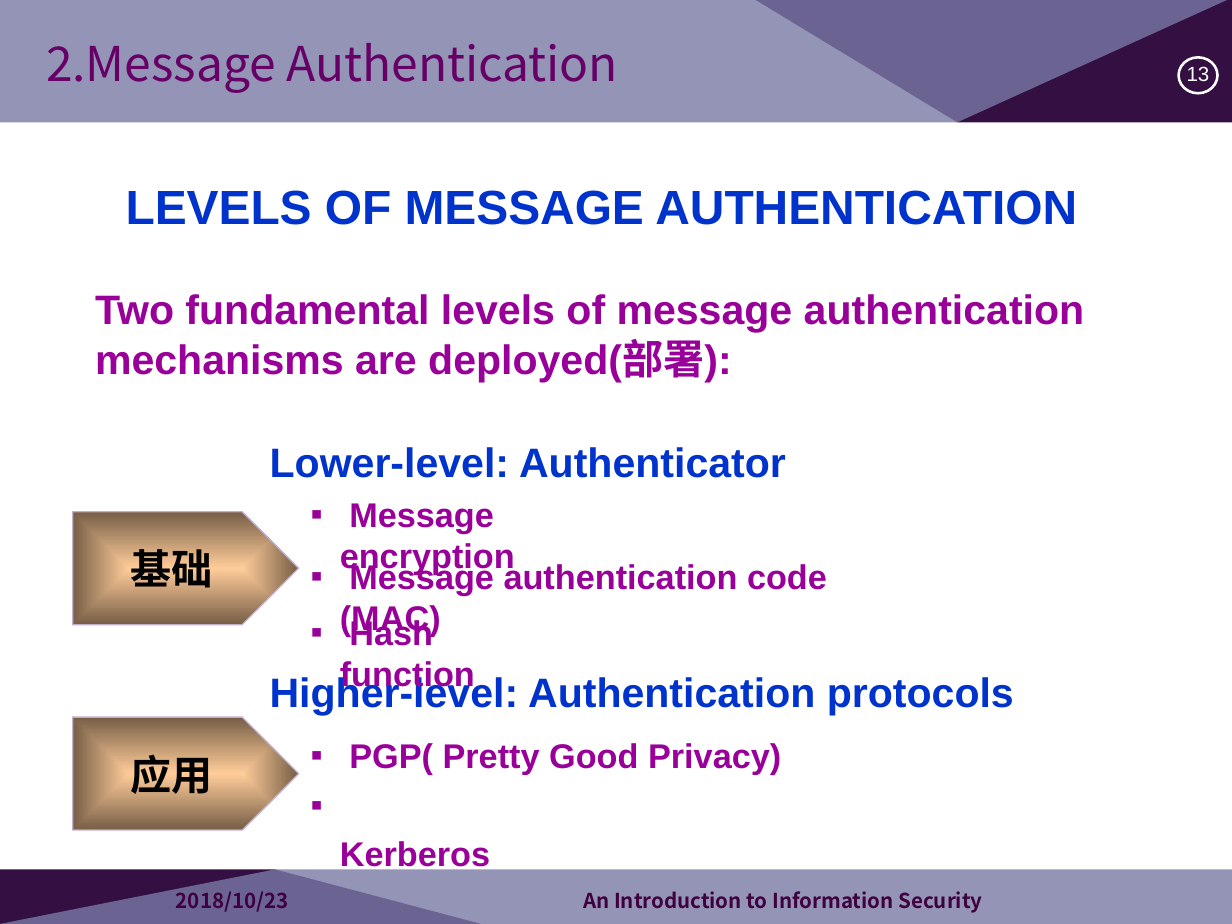
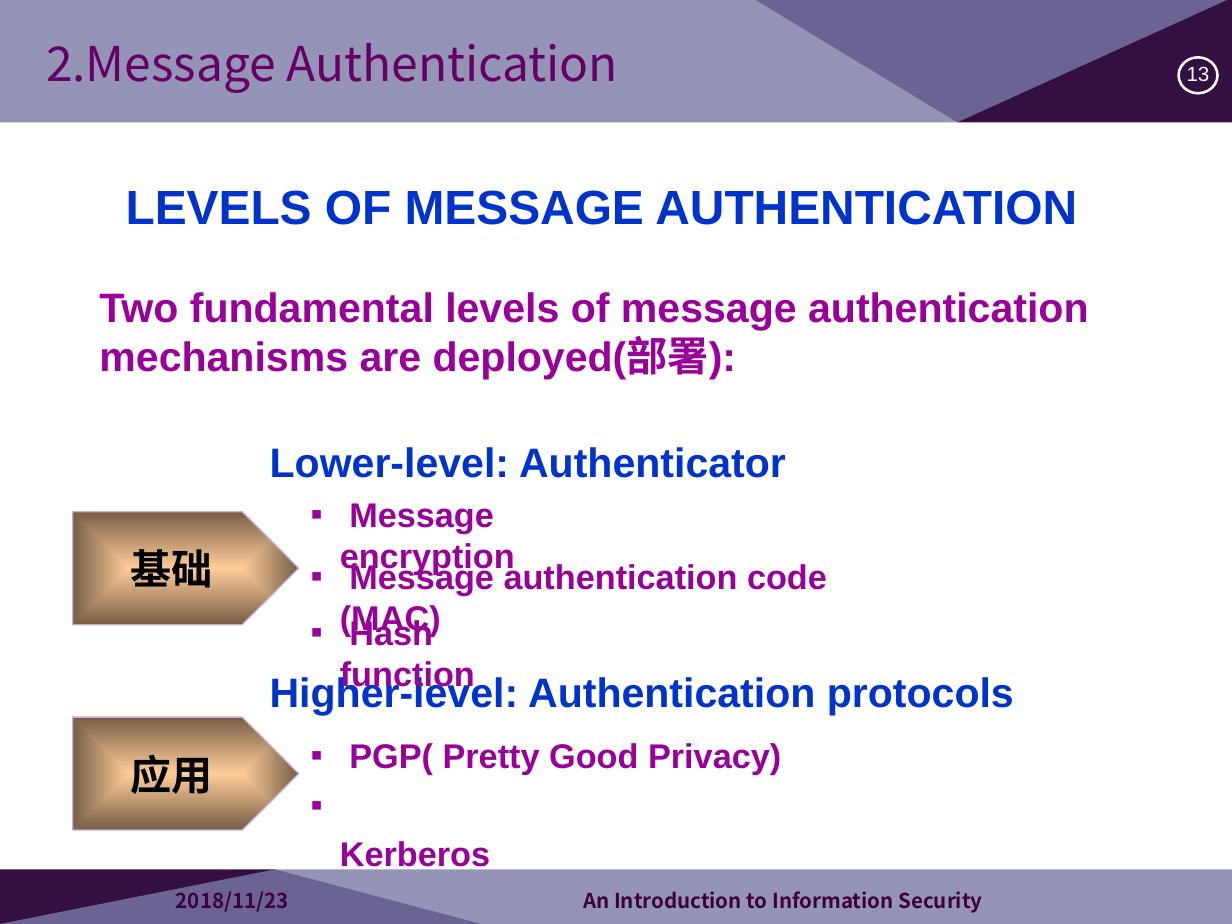
Before and after one commit to YYYYWD/Common, a slide deck: slide 13 of 大三上课件/信息安全导论/2017 Lecture 12.pptx. Drawn at 1232x924 pixels with LibreOffice and Linux fonts; fonts in the diff are those of the drawing; background and template pictures are left out. Boxes give left, top, right and bottom in pixels: in the first picture for what was removed or moved away, otherwise in the second. Text is boxed around its words. In the diff, an @@ line names an element or a change of style, - is before the commit and + after.

```diff
--- a/大三上课件/信息安全导论/2017 Lecture 12.pptx
+++ b/大三上课件/信息安全导论/2017 Lecture 12.pptx
@@ text "Two fundamental levels of message ...": place and size @@
-text "Two fundamental levels of message ..." at (95, 294, 1085, 382)
+text "Two fundamental levels of message ..." at (99, 292, 1089, 380)
@@ text at (176, 887, 289, 912): text changed @@
-2018/10/23
+2018/11/23
```
Also in this commit, not shown: 34 other slides changed, 22 other files.
